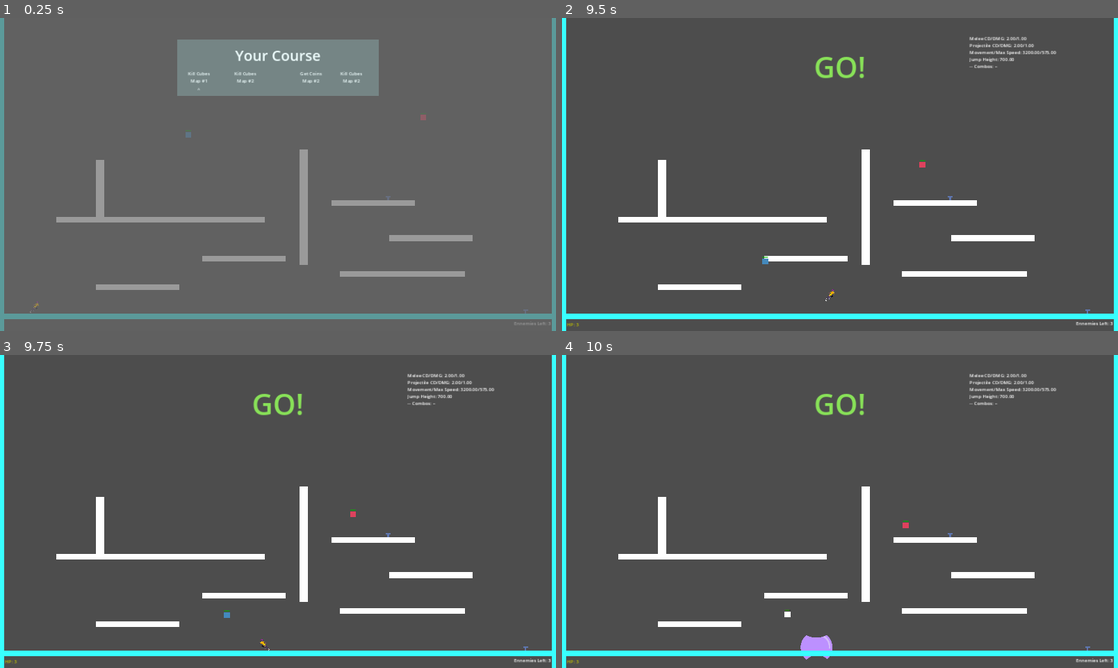
Above: before the commit, frames 1-4 (two rows, left to right).
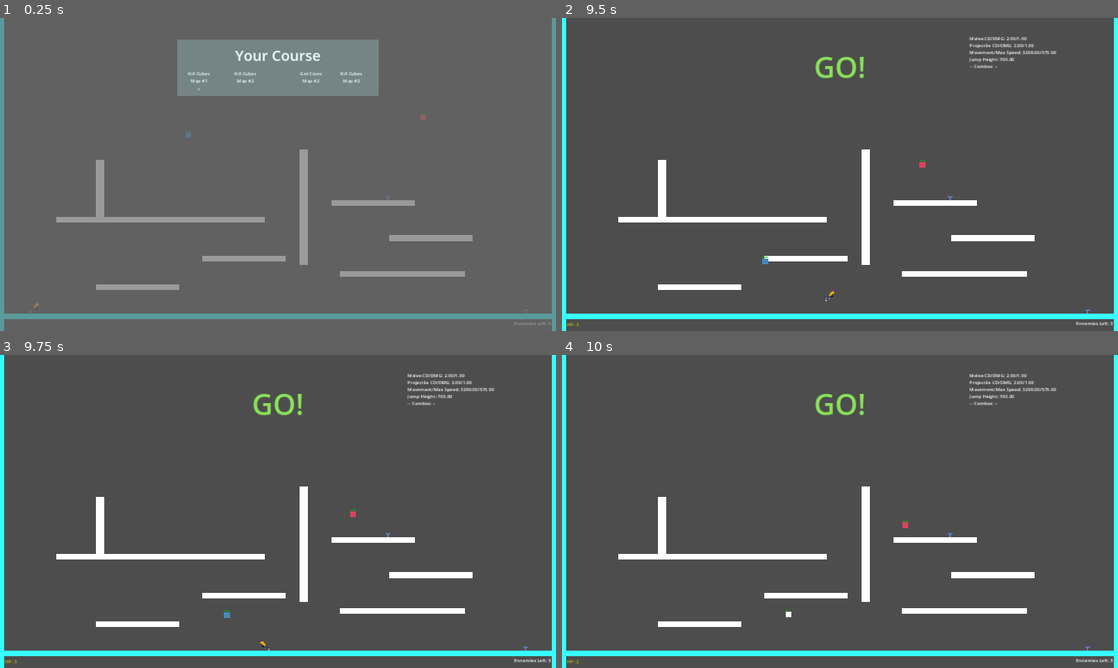
Above: after the commit, the same moments.

Repository: francoislg/broken-roguelike
Game: Godot game, scene res://Scene.tscn
Same seed, same stepped clock (60 frames per second), same inputs: the game is played once before the commit and once after it.
Inputs:
- Up to frame 1 (0.25 s): no input
- Up to frame 2 (9.5 s): tap Enter at 0.5, 2, 3.5 s; hold Right (RIGHT) 0.53-2.03 s; tap Down (FALL) every 0.75 s from 0.6 to 8.85 s; tap Up (JUMP) at 0.77, 1.52, 3.02, 3.77, 4.52, 6.02, 6.77, 7.52, 9.02 s; tap Space at 1.25, 2.75, 4.25 s; hold A (LEFT) 2.03-2.78 s; hold Right (RIGHT) 2.78-4.28 s; hold A (LEFT) 4.28-5.03 s; hold Right (RIGHT) 5.03-5.78 s; hold A (LEFT) 5.78-7.28 s; hold Right (RIGHT) from 7.28 s (still down)
- Up to frame 3 (9.75 s): release Right (RIGHT) at 9.53 s; hold A (LEFT) from 9.53 s (still down); tap Down (FALL) at 9.6 s
- Up to frame 4 (10 s): keep holding A (LEFT); tap Up (JUMP) at 9.77 s

Frames 1-3 are identical in both runs. In frame 4, 0.3% of the frame differs, in the area x 2-63%, y 52-99%.
Error in both runs: Invalid access of index '2' on a base object of type: 'PackedStringArray'. (res://Global/GlobalState.gd:155)

Commit message:
Dynamic weapon assignment and CooldownUI

Diff:
--- a/Character/Player.tscn
+++ b/Character/Player.tscn
@@ -14,19 +14,8 @@
 [ext_resource type="Script" path="res://Character/ProjectileSpawner.gd" id="11_jlnt7"]
 [ext_resource type="Script" path="res://Debuging/DrawSolidCircle.gd" id="12_hk18l"]
 [ext_resource type="Script" path="res://Character/HoldingFlags.gd" id="12_kiobk"]
-[ext_resource type="Texture2D" uid="uid://bwiw8r3rvcy0c" path="res://Character/Shield/frame_00_delay-0.1s.png" id="14_eht8k"]
-[ext_resource type="Texture2D" uid="uid://bl337oiohd2pj" path="res://Character/Shield/frame_01_delay-0.1s.png" id="15_mdubf"]
-[ext_resource type="Texture2D" uid="uid://b78loxr2pe6p6" path="res://Character/Shield/frame_02_delay-0.1s.png" id="16_uocb0"]
-[ext_resource type="Texture2D" uid="uid://dah1g4frfxb8e" path="res://Character/Shield/frame_03_delay-0.1s.png" id="17_8ts00"]
-[ext_resource type="Texture2D" uid="uid://dc2ucd2rqmyp3" path="res://Character/Shield/frame_04_delay-0.1s.png" id="18_1dh7q"]
-[ext_resource type="Texture2D" uid="uid://cc11f8qde3v2f" path="res://Character/Shield/frame_05_delay-0.1s.png" id="19_7q8js"]
-[ext_resource type="Texture2D" uid="uid://cpbej700hyo13" path="res://Character/Shield/frame_06_delay-0.1s.png" id="20_wvjbc"]
-[ext_resource type="Texture2D" uid="uid://c6pkgjmx123ms" path="res://Character/Shield/frame_07_delay-0.1s.png" id="21_4wcgk"]
-[ext_resource type="Texture2D" uid="uid://bva3kuwh2bbrv" path="res://Character/Shield/frame_08_delay-0.1s.png" id="22_e5ux5"]
-[ext_resource type="Texture2D" uid="uid://74fgawv3wg8y" path="res://Character/Shield/frame_09_delay-0.1s.png" id="23_lvkd8"]
-[ext_resource type="Script" path="res://Character/Shield.gd" id="24_myaqt"]
-[ext_resource type="Script" path="res://Character/Weapons/Bubble.gd" id="25_2d60r"]
-[ext_resource type="Script" path="res://Character/Weapons/Bullets.gd" id="26_7ce7h"]
+[ext_resource type="Script" path="res://Character/Weapons/Weapons.gd" id="15_vypnf"]
+[ext_resource type="PackedScene" uid="uid://cq2klpisfep81" path="res://Character/Weapons/CooldownUI.tscn" id="16_cdqnp"]
 
 [sub_resource type="RectangleShape2D" id="RectangleShape2D_ywdt0"]
 size = Vector2(21.5979, 38.0625)
@@ -64,47 +53,6 @@
 "loop": true,
 "name": &"default",
 "speed": 5.0
-}]
-
-[sub_resource type="RectangleShape2D" id="RectangleShape2D_udxmh"]
-size = Vector2(170, 168)
-
-[sub_resource type="SpriteFrames" id="SpriteFrames_prma6"]
-animations = [{
-"frames": [{
-"duration": 1.0,
-"texture": ExtResource("14_eht8k")
-}, {
-"duration": 1.0,
-"texture": ExtResource("15_mdubf")
-}, {
-"duration": 1.0,
-"texture": ExtResource("16_uocb0")
-}, {
-"duration": 1.0,
-"texture": ExtResource("17_8ts00")
-}, {
-"duration": 1.0,
-"texture": ExtResource("18_1dh7q")
-}, {
-"duration": 1.0,
-"texture": ExtResource("19_7q8js")
-}, {
-"duration": 1.0,
-"texture": ExtResource("20_wvjbc")
-}, {
-"duration": 1.0,
-"texture": ExtResource("21_4wcgk")
-}, {
-"duration": 1.0,
-"texture": ExtResource("22_e5ux5")
-}, {
-"duration": 1.0,
-"texture": ExtResource("23_lvkd8")
-}],
-"loop": false,
-"name": &"default",
-"speed": 45.0
 }]
 
 [node name="Character" type="CharacterBody2D"]
@@ -161,35 +109,28 @@
 color = Color(0.243137, 0.65098, 0.184314, 1)
 
 [node name="Weapons" type="Node2D" parent="."]
+script = ExtResource("15_vypnf")
 
-[node name="Bubble" type="Node2D" parent="Weapons"]
-script = ExtResource("25_2d60r")
+[node name="FloatingUI" type="Control" parent="Weapons"]
+layout_mode = 3
+anchors_preset = 0
+offset_left = 1.0
+offset_top = -1.0
+offset_right = 1.0
+offset_bottom = -1.0
 
-[node name="AttackDamageArea" type="Area2D" parent="Weapons/Bubble"]
-collision_layer = 8
-collision_mask = 4
+[node name="Left" parent="Weapons/FloatingUI" instance=ExtResource("16_cdqnp")]
+layout_mode = 0
+offset_left = -23.0
+offset_top = -31.0
+offset_right = -19.0
+offset_bottom = 14.0
 
-[node name="CollisionShape2D" type="CollisionShape2D" parent="Weapons/Bubble/AttackDamageArea"]
-shape = SubResource("RectangleShape2D_udxmh")
-debug_color = Color(0.690196, 0.458824, 0.541176, 0.419608)
-
-[node name="AttackCooldownBar" type="ProgressBar" parent="Weapons/Bubble"]
-modulate = Color(0.898039, 0.772549, 1, 1)
-offset_left = -24.0
-offset_top = -32.0
-offset_right = -20.0
-offset_bottom = 13.0
-fill_mode = 3
-show_percentage = false
-
-[node name="Shield" type="AnimatedSprite2D" parent="Weapons/Bubble"]
-visible = false
-sprite_frames = SubResource("SpriteFrames_prma6")
-script = ExtResource("24_myaqt")
-
-[node name="Bullets" type="Node2D" parent="Weapons"]
-script = ExtResource("26_7ce7h")
+[node name="Right" parent="Weapons/FloatingUI" instance=ExtResource("16_cdqnp")]
+layout_mode = 0
+offset_left = 20.0
+offset_top = -31.0
+offset_right = 24.0
+offset_bottom = 14.0
 
 [connection signal="body_entered" from="MeleeRange" to="." method="_on_melee_range_body_entered"]
-[connection signal="body_entered" from="Weapons/Bubble/AttackDamageArea" to="Weapons/Bubble" method="_on_attack_damage_area_body_entered"]
-[connection signal="animation_finished" from="Weapons/Bubble/Shield" to="Weapons/Bubble/Shield" method="_on_animation_finished"]
--- a/Character/Weapons/Bubble.gd
+++ b/Character/Weapons/Bubble.gd
@@ -1,7 +1,6 @@
 extends Weapon
 
 @onready var AttackDamageArea := $AttackDamageArea
-@onready var AttackCooldownBar = $AttackCooldownBar
 @onready var Shield := $Shield
 
 # A small margin in which the cooldown bar is displayed, but the attack is not active
@@ -29,10 +28,10 @@
 	canAttack = true
 	isAttacking = false
 	Character.isVulnerable = false
-	AttackCooldownBar.hide()
+	Cooldown.reset()
 
 func on_receive_damage():
-	AttackCooldownBar.hide()
+	Cooldown.reset()
 
 func on_hitting_enemy(_enemy: BaseEnemy):
 	if canAttack:
@@ -40,7 +39,7 @@
 		isAttackingTimer.start()
 
 		canAttack = false
-		AttackCooldownBar.show()
+		Cooldown.start(ATTACK_COOLDOWN_SMALL_MARGIN)
 		attackCooldownTimer.wait_time = playerVariables.meleeCooldown - ATTACK_COOLDOWN_SMALL_MARGIN
 		attackCooldownTimer.start()
 
@@ -58,7 +57,7 @@
 	Character.isVulnerable = true
 
 func _on_timer_attackcooldown_stopped():
-	AttackCooldownBar.hide()
+	Cooldown.reset()
 	canAttack = true
 	Character.isVulnerable = false
 
@@ -67,8 +66,7 @@
 		damage_enemy(body)
 
 func update_attackcooldown_bar():
-	var ratio = 1 - (attackCooldownTimer.time_left / attackCooldownTimer.wait_time + ATTACK_COOLDOWN_SMALL_MARGIN)
-	AttackCooldownBar.value = ratio * 100
+	Cooldown.update_from_timer(attackCooldownTimer)
 
 func damage_enemy(enemy: BaseEnemy):
 	var enemyHitDirection = (enemy.position - Character.position).normalized()
--- /dev/null
+++ b/Character/Weapons/Bubble.tscn
@@ -0,0 +1,74 @@
+[gd_scene load_steps=15 format=3 uid="uid://btv3v54rtdjie"]
+
+[ext_resource type="Script" path="res://Character/Weapons/Bubble.gd" id="1_mt2lv"]
+[ext_resource type="Texture2D" uid="uid://bwiw8r3rvcy0c" path="res://Character/Shield/frame_00_delay-0.1s.png" id="2_a2cme"]
+[ext_resource type="Texture2D" uid="uid://bl337oiohd2pj" path="res://Character/Shield/frame_01_delay-0.1s.png" id="3_xod64"]
+[ext_resource type="Texture2D" uid="uid://b78loxr2pe6p6" path="res://Character/Shield/frame_02_delay-0.1s.png" id="4_ofdap"]
+[ext_resource type="Texture2D" uid="uid://dah1g4frfxb8e" path="res://Character/Shield/frame_03_delay-0.1s.png" id="5_a2svv"]
+[ext_resource type="Texture2D" uid="uid://dc2ucd2rqmyp3" path="res://Character/Shield/frame_04_delay-0.1s.png" id="6_jtmm0"]
+[ext_resource type="Texture2D" uid="uid://cc11f8qde3v2f" path="res://Character/Shield/frame_05_delay-0.1s.png" id="7_ocok7"]
+[ext_resource type="Texture2D" uid="uid://cpbej700hyo13" path="res://Character/Shield/frame_06_delay-0.1s.png" id="8_8cs6l"]
+[ext_resource type="Texture2D" uid="uid://c6pkgjmx123ms" path="res://Character/Shield/frame_07_delay-0.1s.png" id="9_ueqd0"]
+[ext_resource type="Texture2D" uid="uid://bva3kuwh2bbrv" path="res://Character/Shield/frame_08_delay-0.1s.png" id="10_jcw44"]
+[ext_resource type="Texture2D" uid="uid://74fgawv3wg8y" path="res://Character/Shield/frame_09_delay-0.1s.png" id="11_qe0wm"]
+[ext_resource type="Script" path="res://Character/Shield.gd" id="12_6hh18"]
+
+[sub_resource type="RectangleShape2D" id="RectangleShape2D_udxmh"]
+size = Vector2(170, 168)
+
+[sub_resource type="SpriteFrames" id="SpriteFrames_prma6"]
+animations = [{
+"frames": [{
+"duration": 1.0,
+"texture": ExtResource("2_a2cme")
+}, {
+"duration": 1.0,
+"texture": ExtResource("3_xod64")
+}, {
+"duration": 1.0,
+"texture": ExtResource("4_ofdap")
+}, {
+"duration": 1.0,
+"texture": ExtResource("5_a2svv")
+}, {
+"duration": 1.0,
+"texture": ExtResource("6_jtmm0")
+}, {
+"duration": 1.0,
+"texture": ExtResource("7_ocok7")
+}, {
+"duration": 1.0,
+"texture": ExtResource("8_8cs6l")
+}, {
+"duration": 1.0,
+"texture": ExtResource("9_ueqd0")
+}, {
+"duration": 1.0,
+"texture": ExtResource("10_jcw44")
+}, {
+"duration": 1.0,
+"texture": ExtResource("11_qe0wm")
+}],
+"loop": false,
+"name": &"default",
+"speed": 45.0
+}]
+
+[node name="Bubble" type="Node2D"]
+script = ExtResource("1_mt2lv")
+
+[node name="AttackDamageArea" type="Area2D" parent="."]
+collision_layer = 8
+collision_mask = 4
+
+[node name="CollisionShape2D" type="CollisionShape2D" parent="AttackDamageArea"]
+shape = SubResource("RectangleShape2D_udxmh")
+debug_color = Color(0.690196, 0.458824, 0.541176, 0.419608)
+
+[node name="Shield" type="AnimatedSprite2D" parent="."]
+visible = false
+sprite_frames = SubResource("SpriteFrames_prma6")
+script = ExtResource("12_6hh18")
+
+[connection signal="body_entered" from="AttackDamageArea" to="." method="_on_attack_damage_area_body_entered"]
+[connection signal="animation_finished" from="Shield" to="Shield" method="_on_animation_finished"]
--- a/Character/Weapons/Bullets.gd
+++ b/Character/Weapons/Bullets.gd
@@ -7,7 +7,7 @@
 	add_child(Timers.initTimer(projectileTimer, "projectile", playerVariables.projectileCooldown, _on_timer_projectile))
 	projectileTimer.start()
 
-func _on_receive_damage(_hp):
+func _on_receive_damage():
 	projectileTimer.stop()
 
 func _on_receive_damage_end():
--- /dev/null
+++ b/Character/Weapons/Bullets.tscn
@@ -0,0 +1,6 @@
+[gd_scene load_steps=2 format=3 uid="uid://7wpgd38b82jd"]
+
+[ext_resource type="Script" path="res://Character/Weapons/Bullets.gd" id="1_o5pft"]
+
+[node name="Bullets" type="Node2D"]
+script = ExtResource("1_o5pft")
--- /dev/null
+++ b/Character/Weapons/CooldownUI.gd
@@ -0,0 +1,22 @@
+extends ProgressBar
+
+class_name CooldownUI
+
+var buffer: float = 0
+
+func _ready():
+	hide()
+
+func reset():
+	hide()
+
+func start(timeBuffer: float):
+	show()
+	buffer = timeBuffer
+
+func update_from_timer(timer: Timer):
+	update(timer.wait_time, timer.time_left)
+
+func update(wait_time: float, time_left: float):
+	var pct = 1 - (time_left / wait_time + buffer)
+	value = pct * 100
--- /dev/null
+++ b/Character/Weapons/CooldownUI.tscn
@@ -0,0 +1,13 @@
+[gd_scene load_steps=2 format=3 uid="uid://cq2klpisfep81"]
+
+[ext_resource type="Script" path="res://Character/Weapons/CooldownUI.gd" id="1_ac2hn"]
+
+[node name="AttackCooldownBar" type="ProgressBar"]
+modulate = Color(0.898039, 0.772549, 1, 1)
+offset_left = -2.0
+offset_top = -22.0
+offset_right = 2.0
+offset_bottom = 23.0
+fill_mode = 3
+show_percentage = false
+script = ExtResource("1_ac2hn")
--- a/Character/Weapon.gd
+++ b/Character/Weapons/Weapon.gd
@@ -7,3 +7,8 @@
 @onready var EnemiesTracker := $"../../EnemiesTracker"
 @onready var ProjectileSpawner := $"../../ProjectileSpawner"
 @onready var playerVariables = CharacterStats.playerVariables
+
+var Cooldown: CooldownUI
+
+func init(cooldown: CooldownUI):
+	Cooldown = cooldown
--- /dev/null
+++ b/Character/Weapons/Weapons.gd
@@ -0,0 +1,40 @@
+extends Node
+
+class_name Weapons
+
+enum WeaponTypes {
+	Bubble,
+	Bullets
+}
+
+const MeleeWeapons = [WeaponTypes.Bubble]
+const ProjectileWeapons = [WeaponTypes.Bullets]
+
+@onready var LeftCooldown := $FloatingUI/Left
+@onready var RightCooldown := $FloatingUI/Right
+
+const allWeapons := {
+	WeaponTypes.Bubble: preload("res://Character/Weapons/Bubble.tscn"),
+	WeaponTypes.Bullets: preload("res://Character/Weapons/Bullets.tscn")
+}
+
+var leftWeapon: Weapon
+var rightWeapon: Weapon
+
+func init_weapon_left(weaponType: WeaponTypes):
+	if leftWeapon:
+		remove_child(leftWeapon)
+	var weaponScene = allWeapons[weaponType]
+	var weapon = weaponScene.instantiate()
+	weapon.init(LeftCooldown)
+	add_child(weapon)
+	leftWeapon = weapon
+
+func init_weapon_right(weaponType: WeaponTypes):
+	if rightWeapon:
+		remove_child(rightWeapon)
+	var weaponScene = allWeapons[weaponType]
+	var weapon = weaponScene.instantiate()
+	weapon.init(RightCooldown)
+	add_child(weapon)
+	rightWeapon = weapon
--- a/Global/GlobalState.gd
+++ b/Global/GlobalState.gd
@@ -221,4 +221,5 @@
 		States.INTERNET_SPEED:
 			return clamp(remap(value, 0, 3, 0, 1), 0, 100)
 		_:
-			return value / 100
+			# This ensures that all variables are at maximum 200%
+			return clamp(value / 100, -2, 2)
--- a/Scenes/StagesManager.gd
+++ b/Scenes/StagesManager.gd
@@ -10,6 +10,7 @@
 
 @onready var Stage := $"../"
 @onready var Character := %Character
+@onready var CharacterWeapons: Weapons = %"Character/Weapons"
 @onready var CourseUI := %CourseUI
 @onready var StageUI := %StageUI
 @onready var ComboMenu := %ComboMenu
@@ -73,6 +74,8 @@
 	currentStage = stageInstances[currentStageIndex]
 	currentStage.connect("ready", func():
 		Character.reset()
+		CharacterWeapons.init_weapon_left(Weapons.WeaponTypes.Bullets)
+		CharacterWeapons.init_weapon_right(Weapons.WeaponTypes.Bubble)
 		currentStage.prepare_specific_stage(config)
 		emit_signal("new_current_stage_index", currentStageIndex)
 		emit_signal("new_stage", currentStage)
Not shown: 1 places in Character/Player.tscn that only renumber resources
